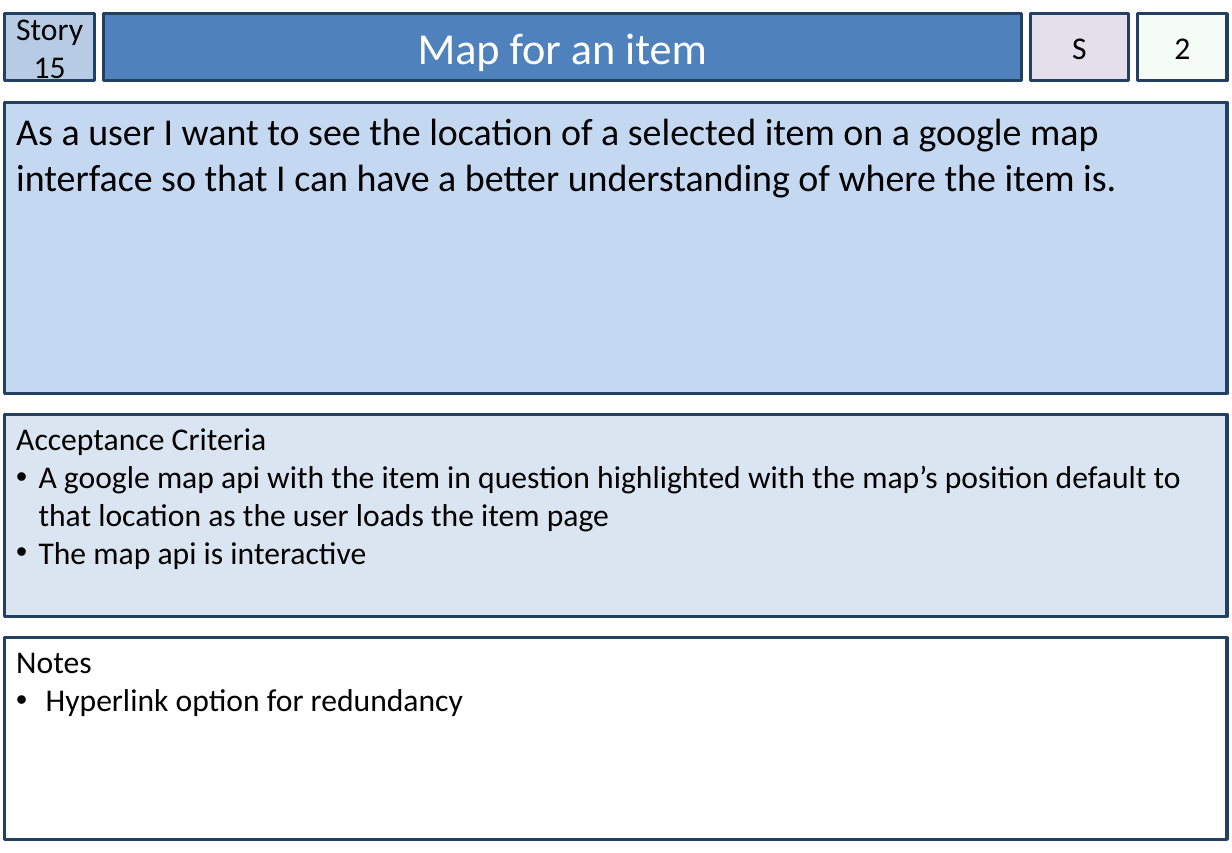
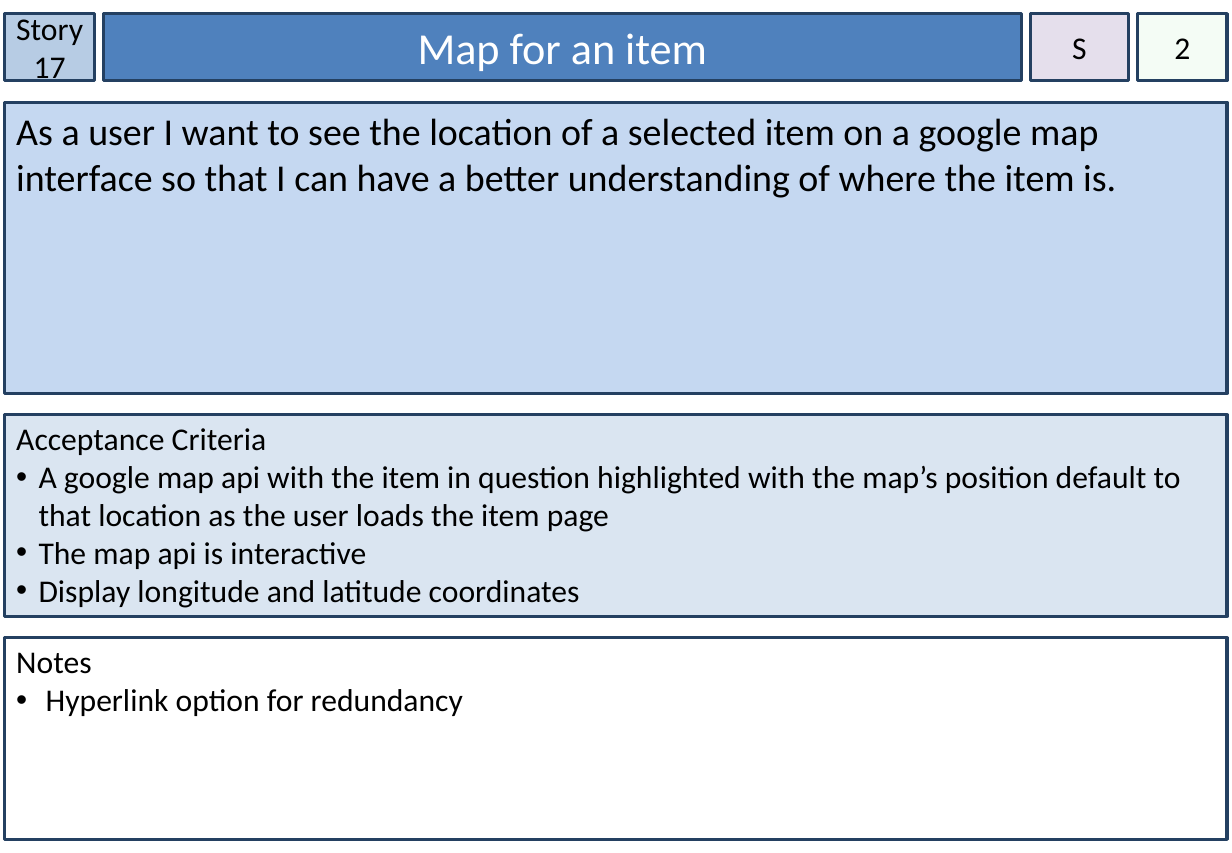
Before and after one commit to NickIsReady/Group-68-Web-System, a slide deck: slide 18 of Group 68 Story Cards.pptx (slide 16 before the commit). Drawn at 1232x853 pixels with LibreOffice and Linux fonts; fonts in the diff are those of the drawing. Boxes give left, top, right and bottom in pixels: in the first picture for what was removed or moved away, otherwise in the second. Text is boxed around its words. In the diff, an @@ line names an element or a change of style, - is before the commit and + after.

```diff
--- a/Group 68 Story Cards.pptx
+++ b/Group 68 Story Cards.pptx
@@ text in rectangle at <box>16,14,83,87</box>: text changed @@
-Story 15
+Story 17
@@ text in rectangle at <box>39,580,580,608</box>: paragraph added @@
+• Display longitude and latitude coordinates
```
Also in this commit, not shown: 17 other slides changed, 12 slides added, 1 other file.
